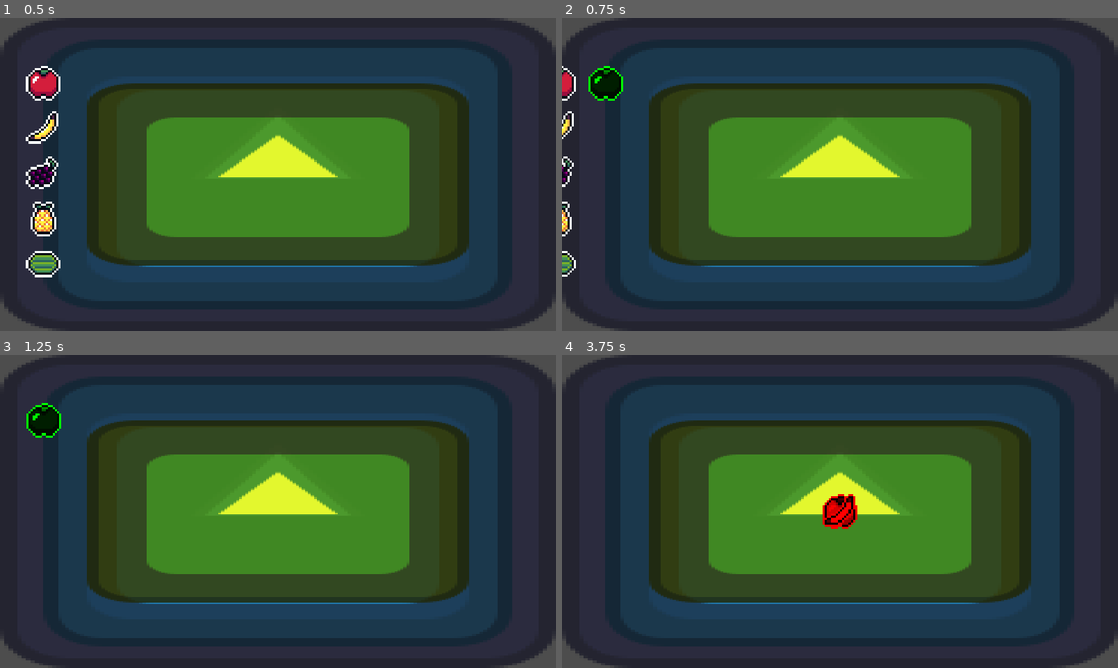
Above: before the commit, frames 1-4 (two rows, left to right).
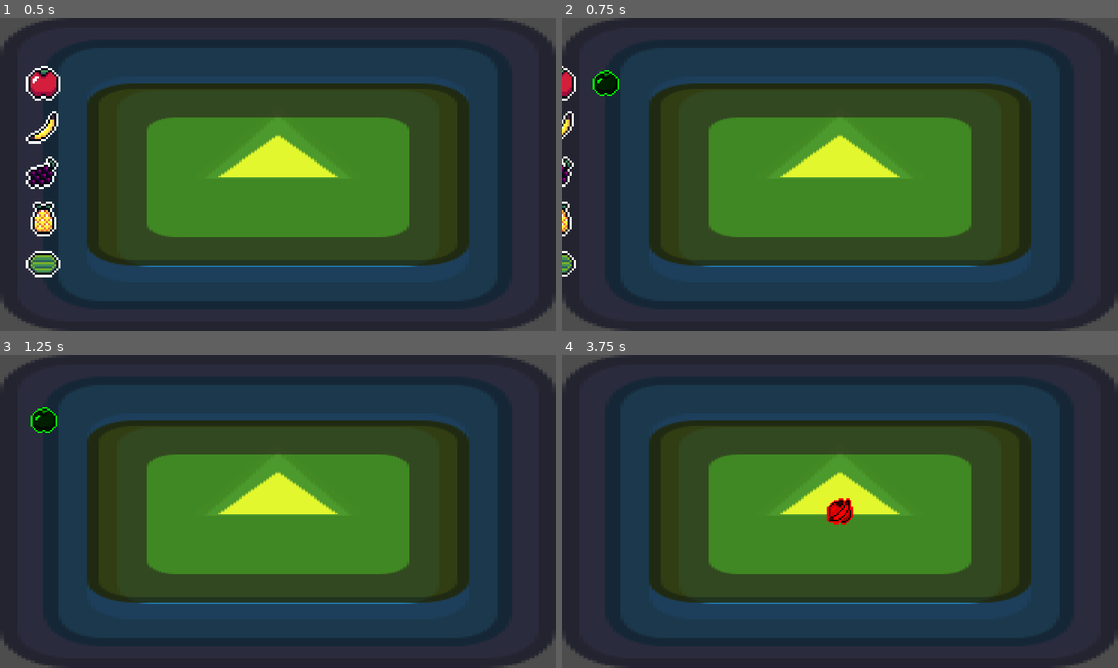
Above: after the commit, the same moments.

Repository: alexg-lviv/FruitTheNinja
Game: Godot game, scene res://src/GameField/MainScene.tscn
Two runs of this game, one before a commit and one after it. Both use one fixed random seed, a clock stepped at 60 frames per second and the inputs below. The engine's default icon, where the game draws it, is replaced by a stand-in: a white triangle on a blue panel in a dark square.
Inputs (mouse positions are in pixels of both pictures, inside the frame that each line leads up to):
- Up to frame 1 (0.5 s): no input
- Up to frame 2 (0.75 s): click (606, 83) at 0.5 s
- Up to frame 3 (1.25 s): no input
- Up to frame 4 (3.75 s): tap Enter at 1.25, 2.75 s; move the mouse to (840, 511) at 1.27 s; press the mouse at (840, 511) at 1.28 s; tap Space at 2, 3.5 s; release the mouse at (840, 511) at 2.03 s; click (840, 511) at 2.1 s; press the mouse at (840, 511) at 2.78 s; tap 1 (launch_apple) at 2.85 s; release the mouse at (840, 511) at 3.53 s; tap 2 (launch_banana) at 3.6 s

Frame 1 is identical in both runs. In frame 2, 0.3% of the frame differs, in the area x 4-11%, y 15-27%; in frame 3, 0.3%; in frame 4, 0.5%, in the area x 46-54%, y 44-56%.

Commit message:
Change launcher size

Diff:
--- a/src/ProjectilesLauncher/Launcher.gd
+++ b/src/ProjectilesLauncher/Launcher.gd
@@ -11,7 +11,6 @@
 var _is_locked: bool
 
 var _lock_position: Vector2
-var _prev_mouse_position: Vector2
 
 var _aim_rect: Rect2
 var _ai_rect: Rect2
@@ -22,10 +21,12 @@
 	_update_validness(_pos)
 
 	if _is_locked:
-#		if not _ai_rect.has_point(_pos):
 		_draw_speed(_pos, delta)
 	else:
 		_draw_icon(_pos)
+
+func _ready():
+	visible = false
 
 func init_set(proj_scene, proj_texture, aim_rect, ai_rect):
 	_projectile_scene = proj_scene
@@ -33,6 +34,7 @@
 	_is_locked = false
 	_aim_rect = aim_rect
 	_ai_rect = ai_rect
+	visible = true
 
 func _update_validness(_pos):
 	_is_valid = _aim_rect.has_point(_pos) and not _ai_rect.has_point(_pos)
--- a/src/ProjectilesLauncher/Launcher.tscn
+++ b/src/ProjectilesLauncher/Launcher.tscn
@@ -18,20 +18,18 @@
 anchors_preset = 0
 
 [node name="Speed" type="TextureProgressBar" parent="Position"]
-custom_minimum_size = Vector2(250, 2.08165e-12)
 layout_mode = 1
 anchors_preset = 6
 anchor_left = 1.0
 anchor_top = 0.5
 anchor_right = 1.0
 anchor_bottom = 0.5
-offset_left = -250.0
+offset_left = -100.0
 offset_top = -20.0
 offset_bottom = 20.0
 grow_horizontal = 0
 grow_vertical = 2
 mouse_filter = 2
-max_value = 200.0
 fill_mode = 1
 nine_patch_stretch = true
 texture_progress = ExtResource("2_e878f")
@@ -43,13 +41,13 @@
 anchor_top = 0.5
 anchor_right = 0.5
 anchor_bottom = 0.5
-offset_left = -40.0
-offset_top = -40.0
-offset_right = 40.0
-offset_bottom = 40.0
+offset_left = -30.0
+offset_top = -30.0
+offset_right = 30.0
+offset_bottom = 30.0
 grow_horizontal = 2
 grow_vertical = 2
-pivot_offset = Vector2(40, 40)
+pivot_offset = Vector2(30, 30)
 mouse_filter = 2
 ignore_texture_size = true
 stretch_mode = 5
